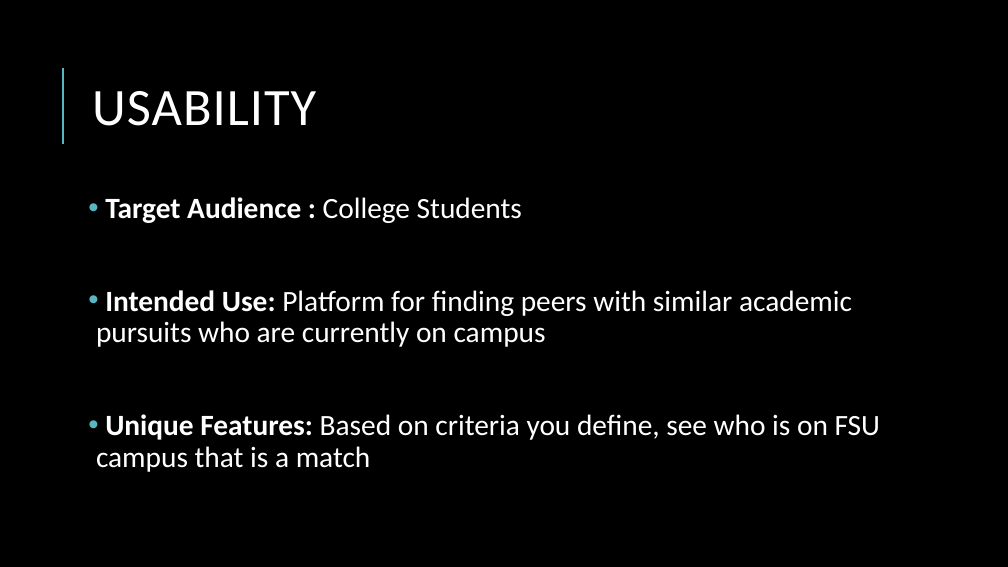
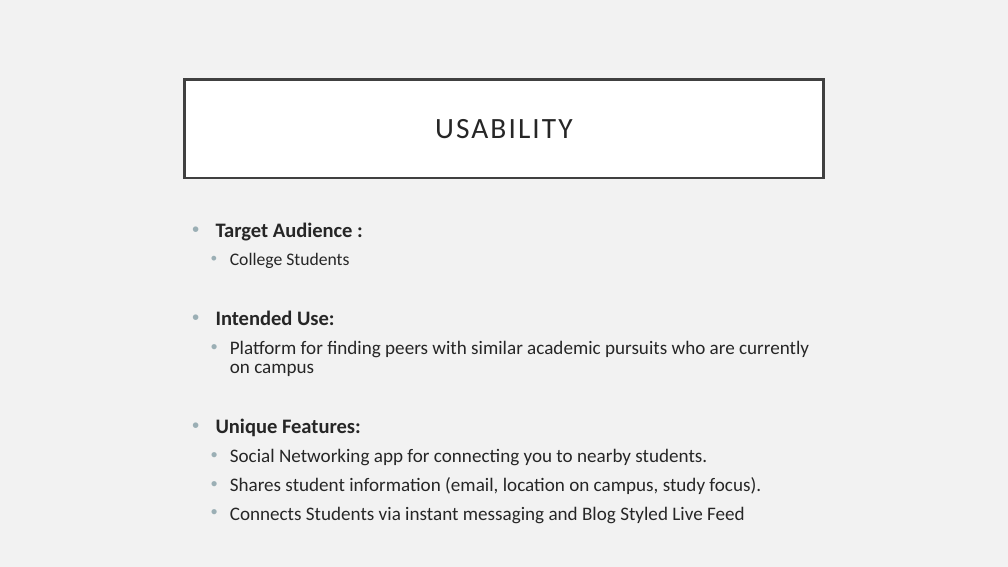
Before and after one commit to Randy424/MobileProgrammingProject1, a slide deck: slide 3 of mobile_pres_1.pptx. Drawn at 1008x567 pixels with LibreOffice and Linux fonts; fonts in the diff are those of the drawing. Boxes give left, top, right and bottom in pixels: in the first picture for what was removed or moved away, otherwise in the second. Text is boxed around its words. In the diff, an @@ line names an element or a change of style, - is before the commit and + after.

```diff
--- a/mobile_pres_1.pptx
+++ b/mobile_pres_1.pptx
@@ background #000000 to #F2F2F2 @@
@@ line removed from (63, 144) to (63, 68) @@
@@ title "USABILITY": place and size @@
-title "USABILITY" at box(92, 91, 316, 126)
+title "USABILITY" at box(185, 79, 823, 178)
@@ title "USABILITY" at box(185, 79, 823, 178): size 50 to 28 pt, text colour #FFFFFF to #262626, letter spacing 1 to 2 pt; alignment left to centre; line spacing 0.8 to 0.9; fill none to #FFFFFF; outline none to #404040 2.5 pt @@
@@ text at box(216, 222, 809, 524): text changed; size 28 to 18.2 pt; text colour #FFFFFF to #262626 @@
-• Target Audience : College Students
-• Intended Use: Platform for finding peers with similar academic pursuits who are currently on campus
-• Unique Features: Based on criteria you define, see who is on FSU campus that is a match
+• Target Audience :
+  • College Students
+• Intended Use:
+  • Platform for finding peers with similar academic pursuits who are currently on campus
+• Unique Features:
+  • Social Networking app for connecting you to nearby students.
+  • Shares student information (email, location on campus, study focus).
+  • Connects Students via instant messaging and Blog Styled Live Feed
```
Also in this commit, not shown: 6 other slides changed, 1 slide added, 1 other file.
